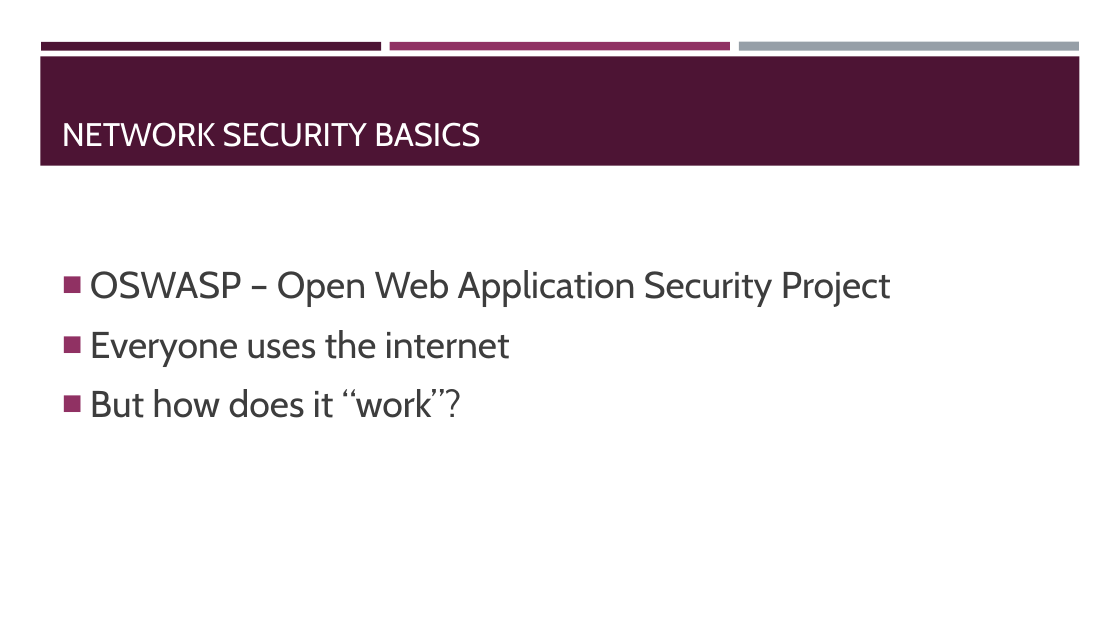
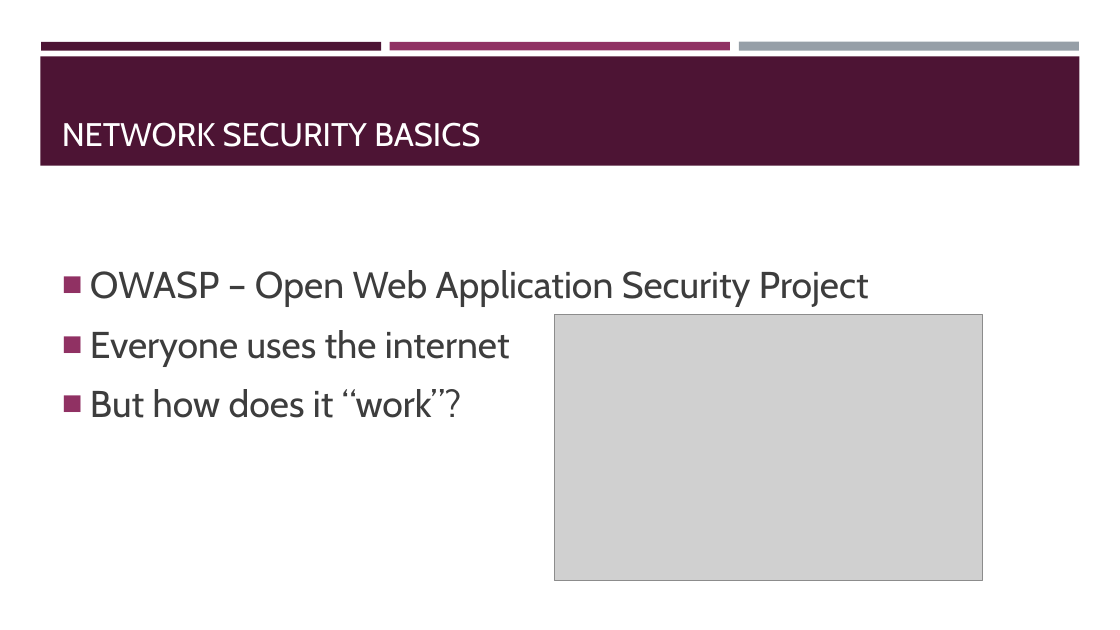
Before and after one commit to sidsenkumar11/sidsenkumar11.github.io, a slide deck: slide 3 of presentations/9-16_GreyHat_SQL_Injection.pptx. Drawn at 1120x630 pixels with LibreOffice and Linux fonts; fonts in the diff are those of the drawing; grey boxes stand for pictures. Boxes give left, top, right and bottom in pixels: in the first picture for what was removed or moved away, otherwise in the second. Text is boxed around its words. In the diff, an @@ line names an element or a change of style, - is before the commit and + after.

```diff
--- a/presentations/9-16_GreyHat_SQL_Injection.pptx
+++ b/presentations/9-16_GreyHat_SQL_Injection.pptx
@@ text at [90, 270, 869, 307]: text changed @@
-■ OSWASP – Open Web Application Security Project
+■ OWASP – Open Web Application Security Project
@@ picture added at [555, 314, 982, 581] @@
```
Also in this commit, not shown: 5 other slides changed, 1 slide added.
